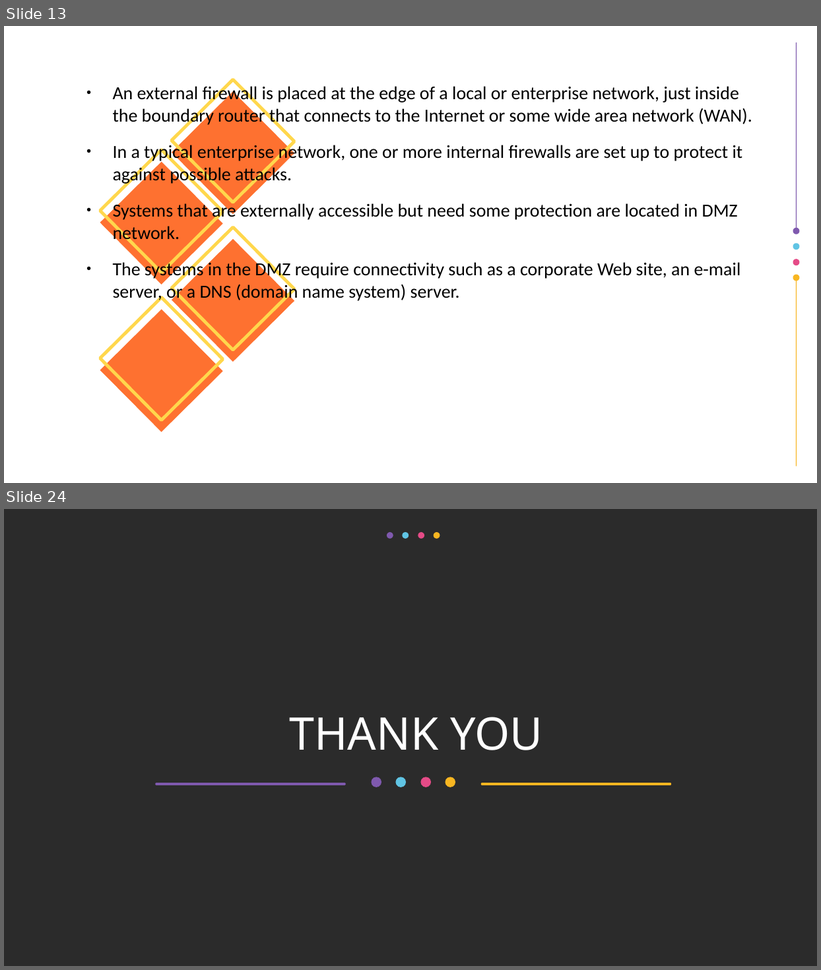
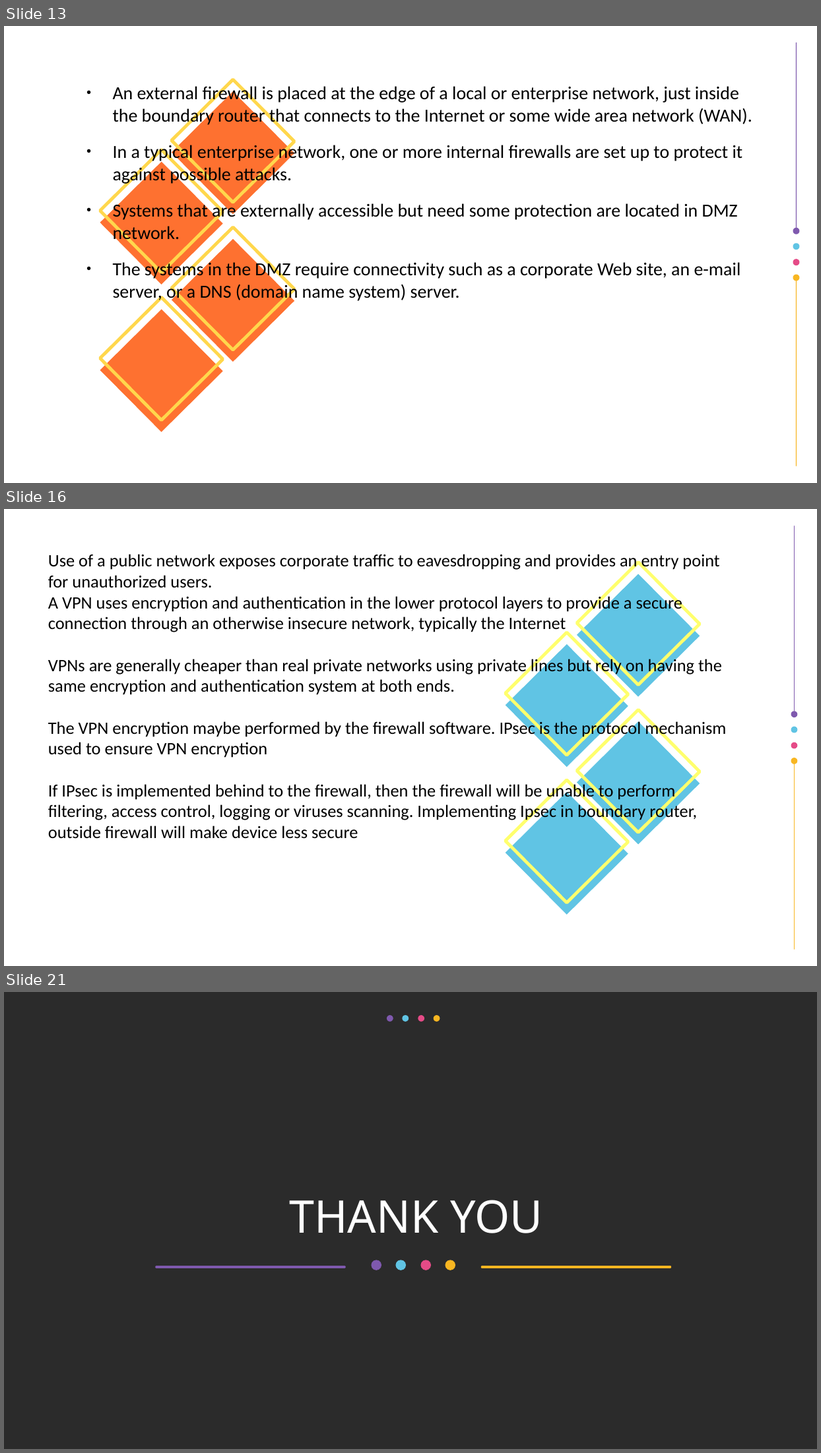
Before and after one commit to Dihfahsih1/Masters-Software-Engineering, a slide deck: yr-sem1/System and Network Security/network-security-assignment.odp. Shown one above the other, each under a label of ours: slides 13 and 24 before the commit, slides 13, 16 and 21 after it; the slides between them are not shown. The pictures are 821x970 and 821x1453 pixels, drawn with LibreOffice and Linux fonts; fonts in the diff are those of the drawing; background and template pictures are left out; a plain dark background stands for a picture behind light text. Boxes give left, top, right and bottom in pixels: in the first picture for what was removed or moved away, otherwise in the second. Text is boxed around its words. In the diff, an @@ line names an element or a change of style, - is before the commit and + after.

```diff
--- a/yr-sem1/System and Network Security/network-security-assignment.odp
+++ b/yr-sem1/System and Network Security/network-security-assignment.odp
@@ slide 16 added at <box>4,509,817,966</box>, background #FFFFFF @@
@@ freeform shape added at <box>795,526,795,714</box>, outline #7F59AE 0.82 pt @@
@@ text added at <box>48,554,726,839</box>, 17 pt, text #000000 @@
+Use of a public network exposes corporate traffic to eavesdropping and provides an entry point for unauthorized users.
+A VPN uses encryption and authentication in the lower protocol layers to provide a secure connection through an otherwise insecure network, typically the Internet
+VPNs are generally cheaper than real private networks using private lines but rely on having the same encryption and authentication system at both ends.
+The VPN encryption maybe performed by the firewall software. IPsec is the protocol mechanism used to ensure VPN encryption
+If IPsec is implemented behind to the firewall, then the firewall will be unable to perform filtering, access control, logging or viruses scanning. Implementing Ipsec in boundary router, outside firewall will make device less secure
@@ freeform shape added at <box>791,711,798,718</box>, fill #7F59AE @@
@@ freeform shape added at <box>791,742,798,749</box>, fill #E54B87 @@
@@ freeform shape added at <box>791,727,798,733</box>, fill #60C4E4 @@
@@ freeform shape added at <box>791,758,798,764</box>, fill #F8B621 @@
@@ freeform shape added at <box>795,761,795,949</box>, outline #F8B621 0.82 pt @@
@@ group added at <box>506,562,700,916</box>: 8 freeform shapes @@
@@ what was slide 24 is now slide 21 @@
```
Also in this commit, not shown: 6 other slides added, 10 slides removed, 10 other files.
